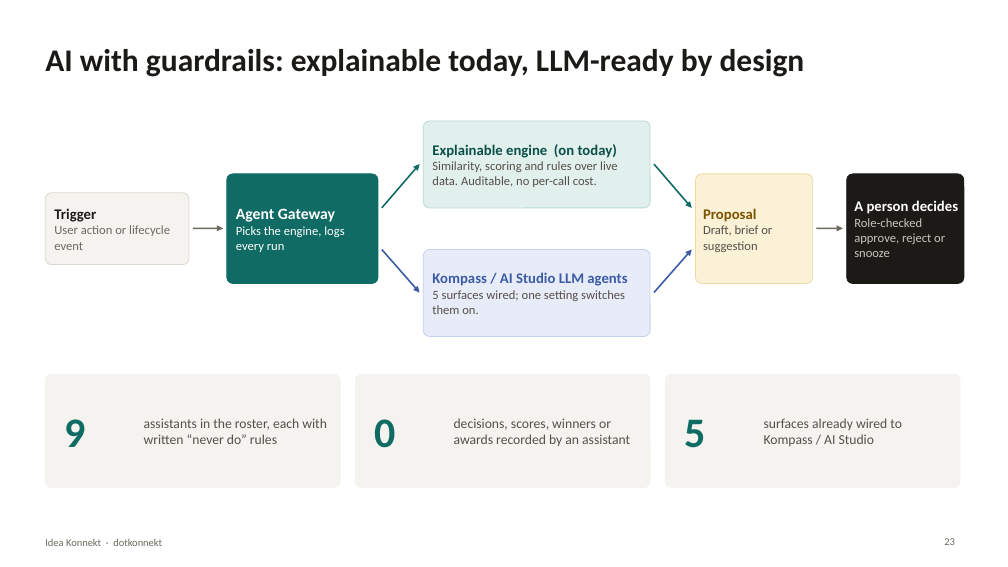
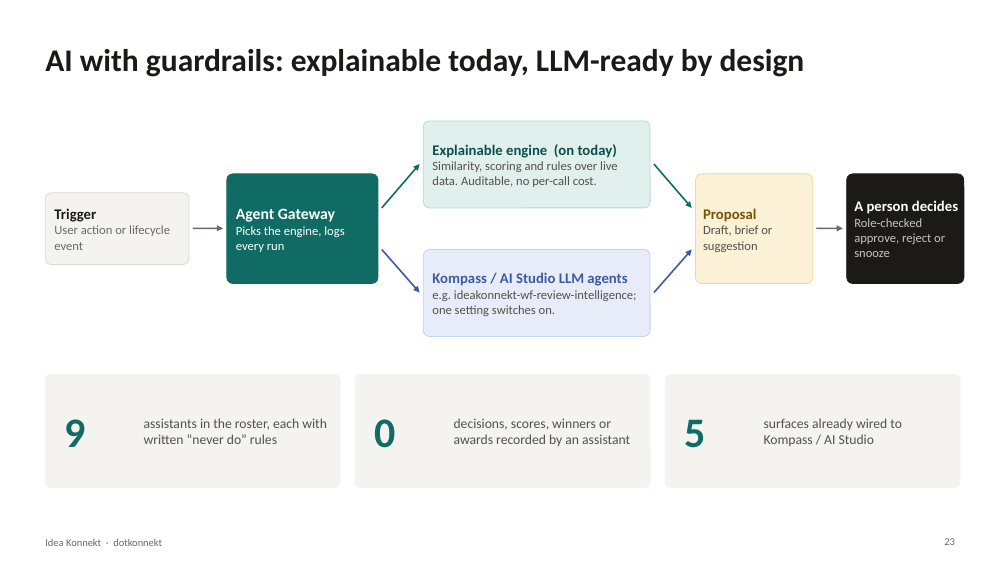
Before and after one commit to AmrithNiyogi/Idea-Hub, a slide deck: slide 23 of docs/project_docs/Idea_Konnekt_Demo.pptx. Drawn at 1008x567 pixels with LibreOffice and Linux fonts; fonts in the diff are those of the drawing. Boxes give left, top, right and bottom in pixels: in the first picture for what was removed or moved away, otherwise in the second. Text is boxed around its words. In the diff, an @@ line names an element or a change of style, - is before the commit and + after.

```diff
--- a/docs/project_docs/Idea_Konnekt_Demo.pptx
+++ b/docs/project_docs/Idea_Konnekt_Demo.pptx
@@ text at <box>432,290,637,316</box>: text changed @@
-5 surfaces wired; one setting switches them on.
+e.g. ideakonnekt-wf-review-intelligence; one setting switches on.
```
Also in this commit, not shown: 4 other slides changed.
